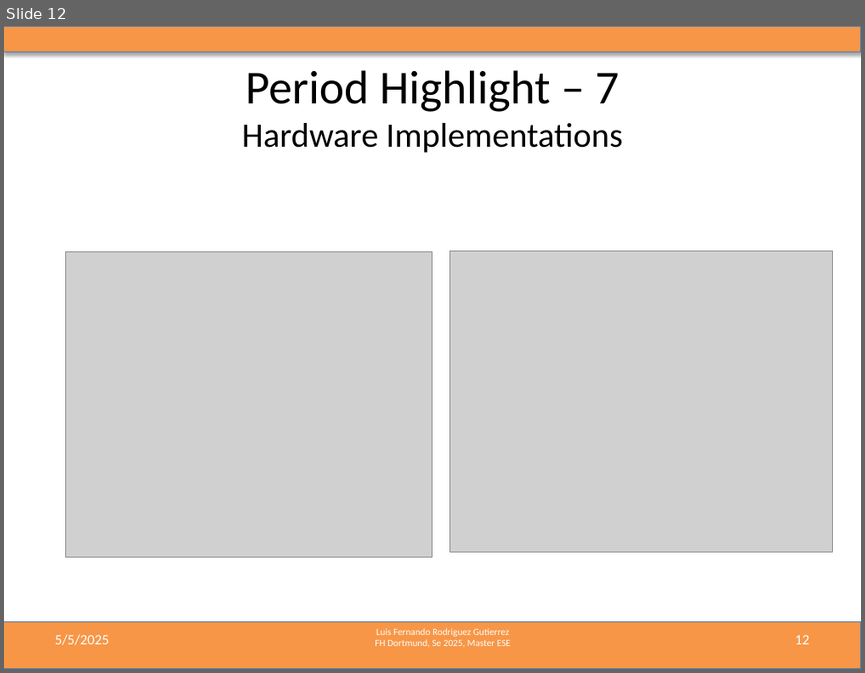
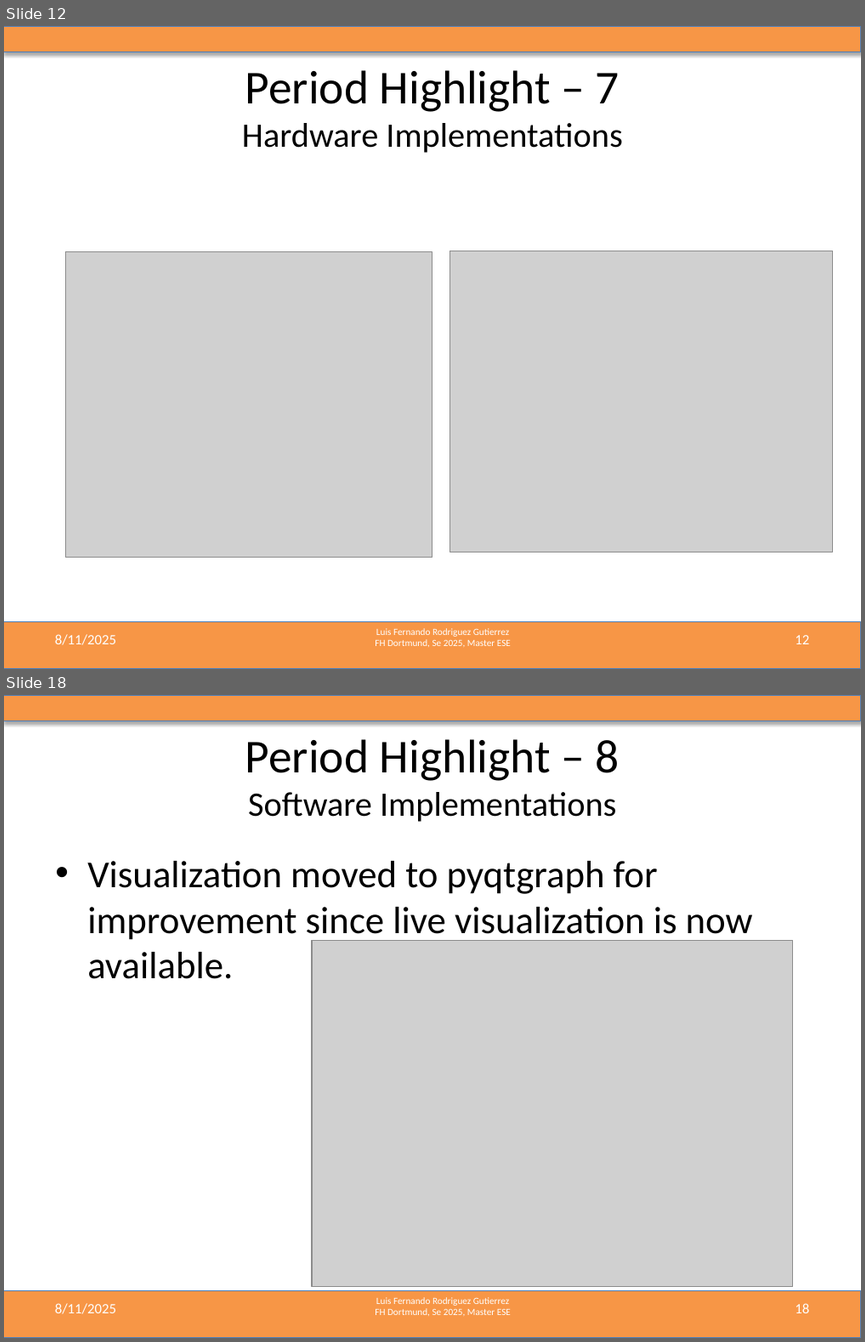
Before and after one commit to LF-RoGu/ResearchProject, a slide deck: 06_PresentationUpdates/Radar_ResearchProject.pptx. Shown one above the other, each under a label of ours: slide 12 before the commit, slides 12 and 18 after it; the slides between them are not shown. The pictures are 865x673 and 865x1342 pixels, drawn with LibreOffice and Linux fonts; fonts in the diff are those of the drawing; grey boxes stand for pictures. Boxes give left, top, right and bottom in pixels: in the first picture for what was removed or moved away, otherwise in the second. Text is boxed around its words. In the diff, an @@ line names an element or a change of style, - is before the commit and + after.

```diff
--- a/06_PresentationUpdates/Radar_ResearchProject.pptx
+++ b/06_PresentationUpdates/Radar_ResearchProject.pptx
@@ slide 18 added at (x1=4, y1=695, x2=861, y2=1338), background #FFFFFF; not listed: 3 template elements that a slide beside it also shows @@
@@ title added at (x1=245, y1=739, x2=619, y2=822), 28.8 pt, text #000000 @@
+Period Highlight – 8
+Software Implementations
@@ text added at (x1=87, y1=861, x2=753, y2=979), 32 pt, text #000000 @@
+• Visualization moved to pyqtgraph for improvement since live visualization is now available.
@@ picture added at (x1=312, y1=940, x2=792, y2=1287) @@
@@ text added at (x1=55, y1=1303, x2=116, y2=1314), 12 pt, text #FFFFFF @@
+8/11/2025
@@ page number added at (x1=794, y1=1303, x2=809, y2=1313), 12 pt, text #FFFFFF @@
+18
@@ slide 12 changed as well @@
@@ text at (x1=55, y1=634, x2=116, y2=645): text changed @@
-5/5/2025
+8/11/2025
```
Also in this commit, not shown: 13 other slides changed, 14 other slides added.
